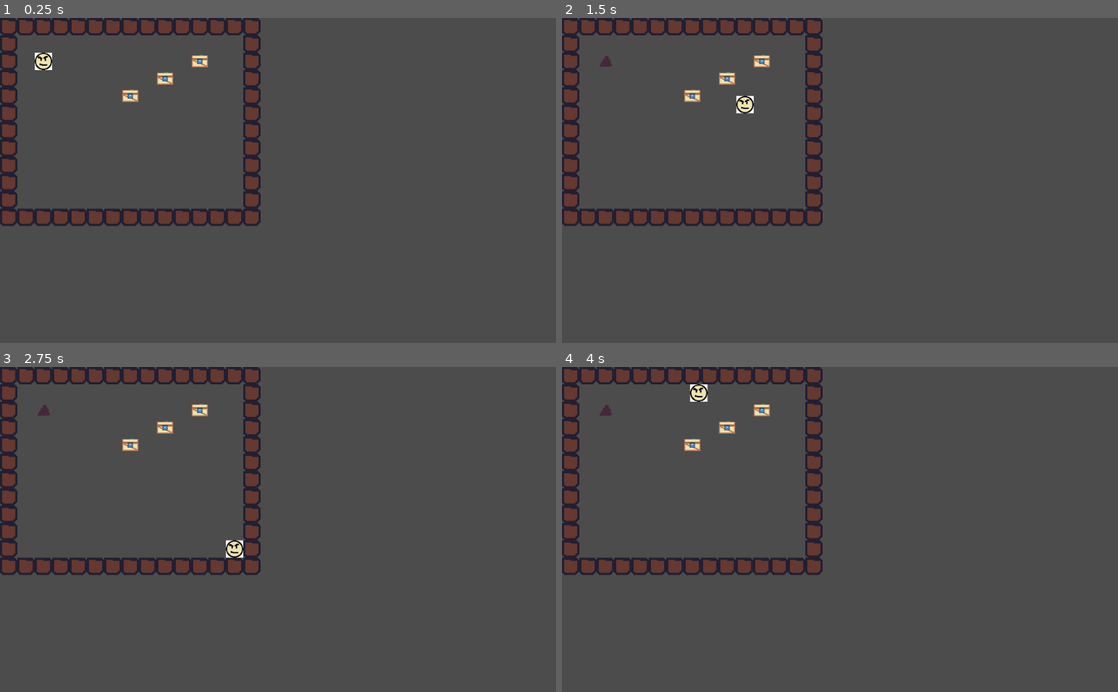
Above: before the commit, frames 1-4 (two rows, left to right).
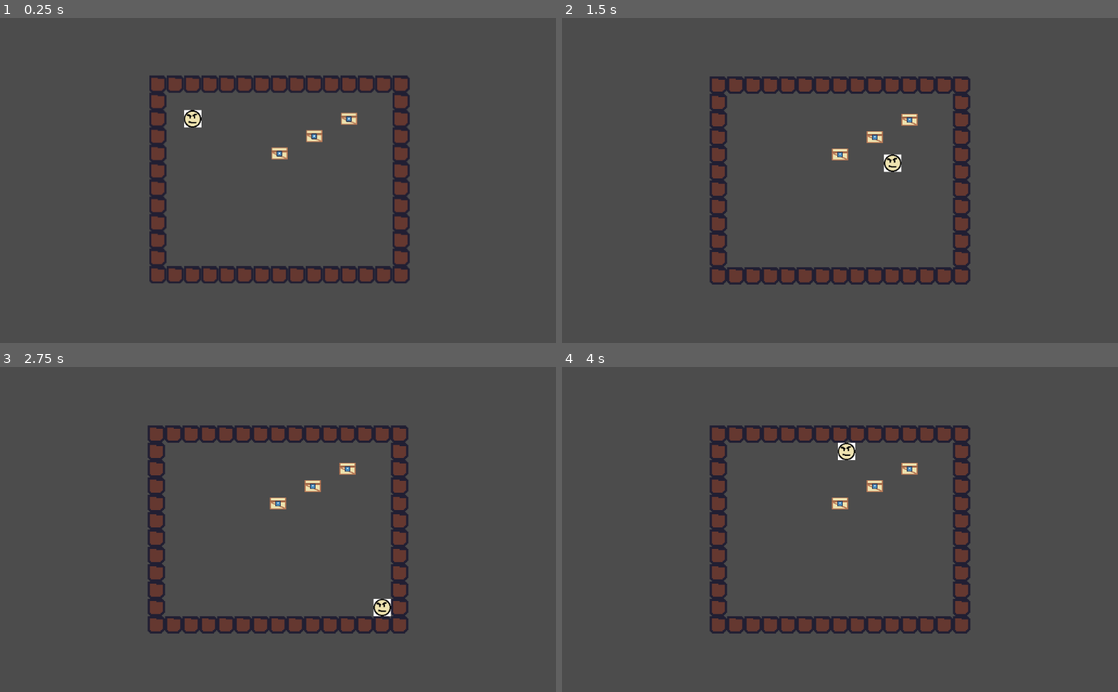
Above: after the commit, the same moments.

Repository: tapsaman/manticore
Game: Godot game, scene res://scenes/Stage/Stage.tscn
The game is run twice, just before and just after one commit, with the same random seed, the same clock (stepped at 60 frames per second) and the same inputs. The project has no main scene, so this scene is started directly. The engine's default icon, where the game draws it, is replaced by a stand-in: a white triangle on a blue panel in a dark square.
Inputs:
- Up to frame 1 (0.25 s): no input
- Up to frame 2 (1.5 s): hold Right (ui_right) 0.53-1.28 s; tap Space (ui_select) at 0.77 s; hold Down (ui_down) from 1.28 s (still down)
- Up to frame 3 (2.75 s): tap Space (ui_select) at 1.52 s; release Down (ui_down) at 2.03 s; hold Right (ui_right) from 2.03 s (still down)
- Up to frame 4 (4 s): tap Enter at 2.75 s; release Right (ui_right) at 2.78 s; hold Up (ui_up) 2.78-3.53 s; tap Space (ui_select) at 3.02, 3.77 s; hold Left (ui_left) from 3.53 s (still down)

The runs differ from the first frame. In frame 1, 16% of the frame differs, in the area x 0-74%, y 0-82%; in frame 2, 16%; in frame 3, 16%; in frame 4, 16%.

Commit message:
cam shake added

Diff:
--- a/scenes/Stage/Stage.gd
+++ b/scenes/Stage/Stage.gd
@@ -1,23 +1,44 @@
 extends Node
 
-#Player
+#Viewport
+
+#Camera
+onready var cam = $StageCamera
+export(float) var camShakeAmount = 5.0 #How intense is the camera shake
+export(float) var camShakeBleed = 0.1 #How much camera shake lowers per tick
+
+#Game world objects
 export(PackedScene) var playerScene = load("res://scenes/Player/Player.tscn")
-
-#Box
-export(PackedScene) var boxScene = load("res://scenes/Pickable/Crate.tscn")
+export(PackedScene) var crateScene = load("res://scenes/Pickable/Crate.tscn")
 
 #Export packed scene map
 export(PackedScene) var mapScene = load("res://scenes/Map/Map.tscn")
 var map # node for ^
 
+#Crate counter
+#BoxLabel
+var nCrates = 0
+
 func _ready():
 
-	loadMap()
+	initMap()
+	initCamera()
 
-	pass
+func _process(delta):
+
+	if camShakeAmount > 0.0:
+		shakeCamera(camShakeAmount)
+		camShakeAmount -= camShakeBleed
+		if camShakeAmount < 0.1:
+			camShakeAmount = 0.0
+			cam.set_offset(Vector2.ZERO)
+
+func shakeCamera(n):
+
+	cam.set_offset(Vector2(rand_range(-1.0, 1.0) * n, rand_range(-1.0, 1.0) * n))
 
 #Initialize the map
-func loadMap():
+func initMap():
 
 	#Add map to stage
 	map = mapScene.instance()
@@ -28,21 +49,28 @@
 	#id of thing1 = 1 < spawn player here
 	#id of thing2 = 2 < box here
 
-	print(str(map.cell_size))
-
 	#Player
 	for c in map.get_used_cells_by_id(1):
 		var player = playerScene.instance()
 		player.position = c * map.cell_size + map.cell_size / 2
 		add_child(player)
+		map.set_cell(c.x, c.y, -1) #Delete cell
 
-	#Boxes
+	#Crates
 	for c in map.get_used_cells_by_id(2):
-		var box = boxScene.instance()
-		box.position = c * map.cell_size + map.cell_size / 2
-		add_child(box)
+		var crate = crateScene.instance()
+		crate.position = c * map.cell_size + map.cell_size / 2
+		add_child(crate)
+		nCrates += 1
+		map.set_cell(c.x, c.y, -1) #Delete cell
 
 	#Check where thing1
 	#Check where thing2
+	pass
 
-	pass
+func initCamera():
+
+	#Position camera to center of map
+	var mapSize = map.get_used_rect().size * map.cell_size
+	cam.position = map.position + mapSize / 2
+	cam.current = true
--- a/scenes/Stage/Stage.tscn
+++ b/scenes/Stage/Stage.tscn
@@ -4,3 +4,5 @@
 
 [node name="Stage" type="Node"]
 script = ExtResource( 1 )
+
+[node name="StageCamera" type="Camera2D" parent="."]
